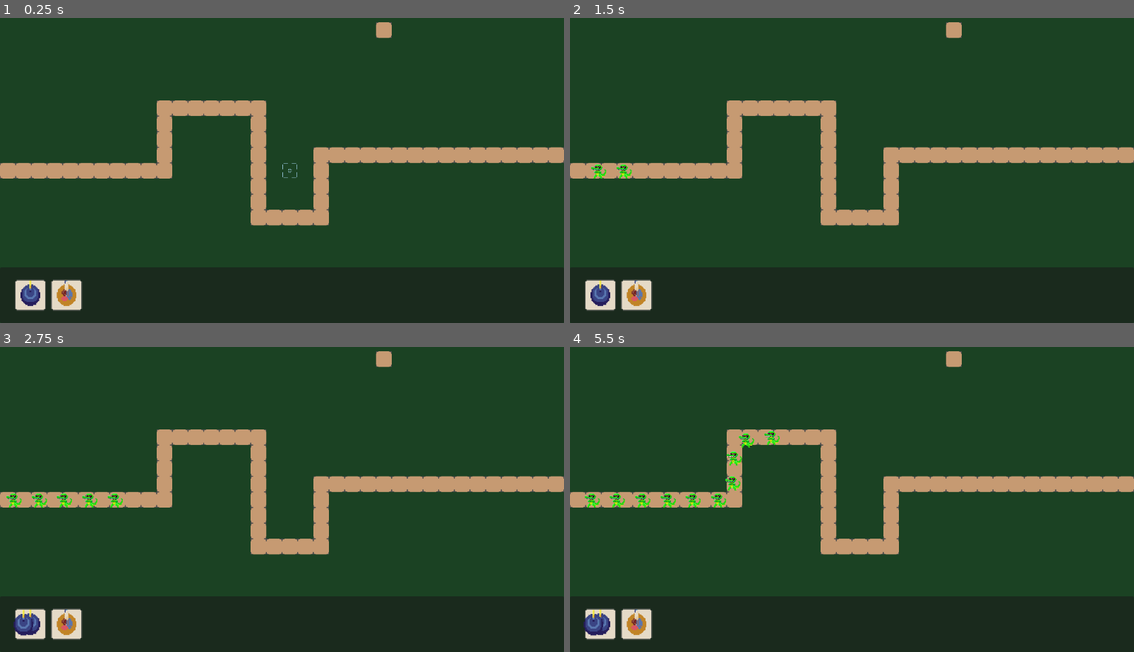
Above: before the commit, frames 1-4 (two rows, left to right).
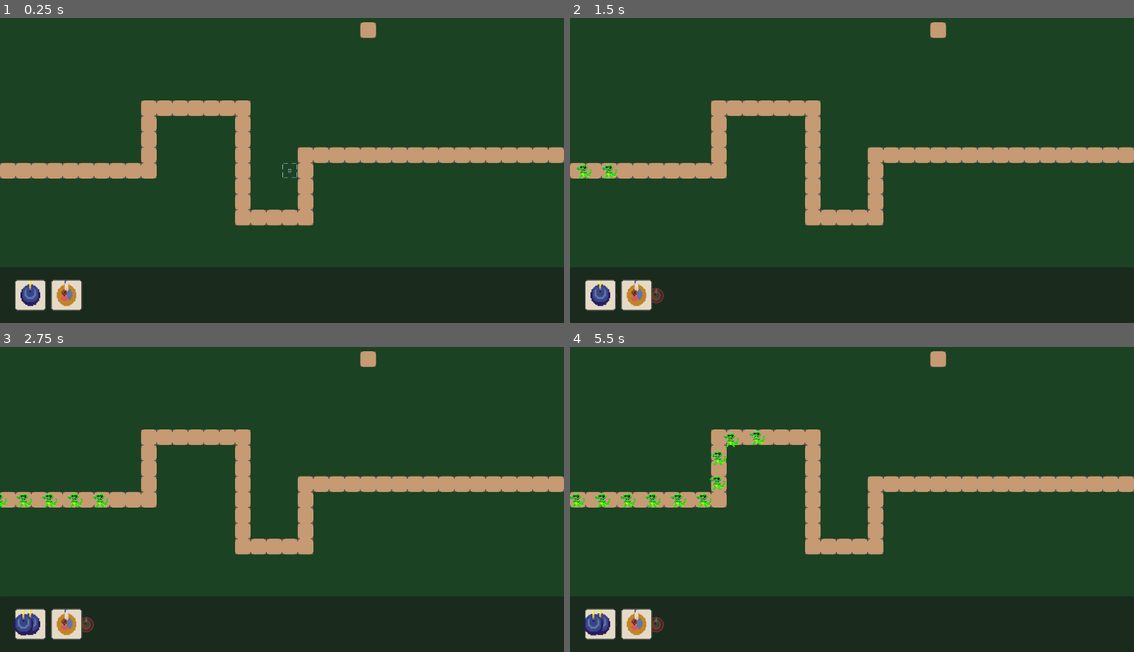
Above: after the commit, the same moments.

Repository: NHemmerly/tower_defense_uwu
Game: Godot game, scene res://levels/level_1/level_1.tscn
Two runs of this game, one before a commit and one after it. Both use one fixed random seed, a clock stepped at 60 frames per second and the inputs below. The project has no main scene, so this scene is started directly.
Inputs (mouse positions are in pixels of both pictures, inside the frame that each line leads up to):
- Up to frame 1 (0.25 s): no input
- Up to frame 2 (1.5 s): tap Enter at 0.5 s; move the mouse to (598, 295) at 0.52 s; click (598, 295) at 0.6 s; move the mouse to (637, 295) at 1.27 s; click (637, 295) at 1.35 s
- Up to frame 3 (2.75 s): move the mouse to (22, 624) at 2.02 s; click (22, 624) at 2.1 s
- Up to frame 4 (5.5 s): click (592, 624) at 2.85 s; click (592, 624) at 3.6 s; click (592, 624) at 4.35 s; click (592, 624) at 5.1 s

The runs differ from the first frame. In frame 1, 4.6% of the frame differs, in the area x 25-70%, y 1-69%; in frame 2, 5.0%; in frame 3, 5.3%; in frame 4, 5.8%, in the area x 0-70%, y 1-94%.
Error after the commit: Invalid access to property or key 'targets' on a base object of type 'Sprite2D (Turret)'. (res://entities/towers/base_tower/idle_state.gd:8)

Commit message:
start state machine

Diff:
--- a/entities/base_entity/entity.gd
+++ b/entities/base_entity/entity.gd
@@ -6,6 +6,7 @@
 @export var health: Health
 @export var nav_agent: NavigationAgent2D
 @export var movement_speed: float
+@export var distance_to_end: float
 
 signal died(entity: Entity)
 
@@ -15,6 +16,12 @@
 
 func set_movement_target(movement_target: Vector2):
 	nav_agent.set_target_position(movement_target)
+
+func get_distance_to_end() -> float:
+	return nav_agent.distance_to_target()
+
+func _process(delta: float) -> void:
+	distance_to_end = get_distance_to_end()
 
 func _physics_process(delta: float) -> void:
 	if NavigationServer2D.map_get_iteration_id(nav_agent.get_navigation_map()) == 0:
--- /dev/null
+++ b/entities/towers/base_tower/idle_state.gd
@@ -0,0 +1,10 @@
+class_name IdleState
+extends TowerState
+
+func enter(turr: Turret) -> void:
+	caller = turr
+
+func update() -> State:
+	if len(caller.targets) > 0:
+		return ShootingState.new()
+	return
--- /dev/null
+++ b/entities/towers/base_tower/shooting_state.gd
@@ -0,0 +1,10 @@
+class_name ShootingState
+extends TowerState
+
+func enter(turr: Turret) -> void:
+	caller = turr
+
+func update() -> State:
+	if len(owner.targets) < 1:
+		return IdleState.new()
+	return
--- /dev/null
+++ b/entities/towers/base_tower/state.gd
@@ -0,0 +1,12 @@
+class_name State
+extends Node
+
+
+func update() -> State:
+	return
+
+func enter(owner) -> void:
+	pass
+
+func exit() -> void:
+	pass
--- /dev/null
+++ b/entities/towers/base_tower/tower_state.gd
@@ -0,0 +1,8 @@
+class_name TowerState
+extends State
+
+var tower: Tower
+var caller: Turret
+
+func enter(owner: Turret) -> void:
+	pass
--- a/entities/towers/base_tower/turret.gd
+++ b/entities/towers/base_tower/turret.gd
@@ -4,17 +4,23 @@
 @export var muzzle: Marker2D
 @export var bullet: BulletData
 @export var damage: float
+var state: TowerState
 var target: Entity
 
 # Called when the node enters the scene tree for the first time.
 func _ready() -> void:
-	pass
+	state = IdleState.new()
+	state.enter(self)
 
 # Called every frame. 'delta' is the elapsed time since the previous frame.
 func _process(delta: float) -> void:
 	if target != null:
 		look_at(target.global_position)
 		rotate(PI/2)
+	var new_state = state.update()
+	if new_state != null:
+		state = new_state
+		state.enter(self	)
 
 func shoot() -> void:
 	var current_scene = get_tree().current_scene
--- a/levels/level_1/level_1.tscn
+++ b/levels/level_1/level_1.tscn
@@ -17,13 +17,14 @@
 [node name="Player" parent="." instance=ExtResource("4_iey7c")]
 
 [node name="BaseTile" parent="." instance=ExtResource("2_epb64")]
+position = Vector2(-32, 0)
 tile_map_data = PackedByteArray("AAAAAAAAAQAAAAEAAAAAAAEAAQAAAAEAAAAAAAIAAQAAAAEAAAAAAAMAAQAAAAEAAAAAAAQAAQAAAAEAAAAAAA …(13024 unchanged characters)…
 
 [node name="spawn" type="Marker2D" parent="."]
-position = Vector2(12.9092, 337)
+position = Vector2(-17.5449, 335.981)
 
 [node name="end" type="Marker2D" parent="."]
-position = Vector2(1232.41, 304.146)
+position = Vector2(1202, 307.345)
 
 [node name="Timer" type="Timer" parent="."]
 
Not shown, added: entities/towers/base_tower/idle_state.gd.uid
Not shown, added: entities/towers/base_tower/shooting_state.gd.uid
Not shown, added: entities/towers/base_tower/state.gd.uid
Not shown, added: entities/towers/base_tower/tower_state.gd.uid
Not shown, changed: assets/.DS_Store
